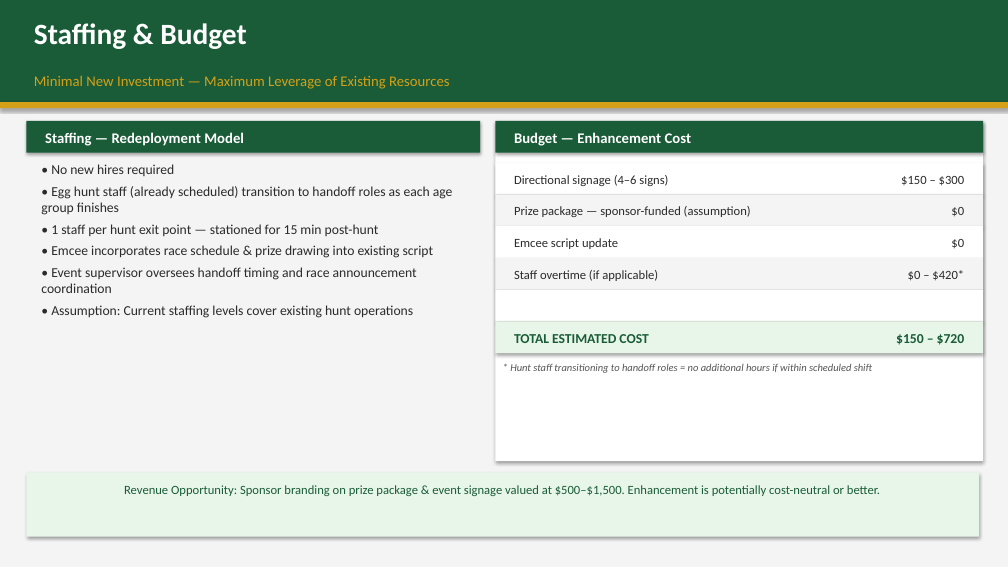
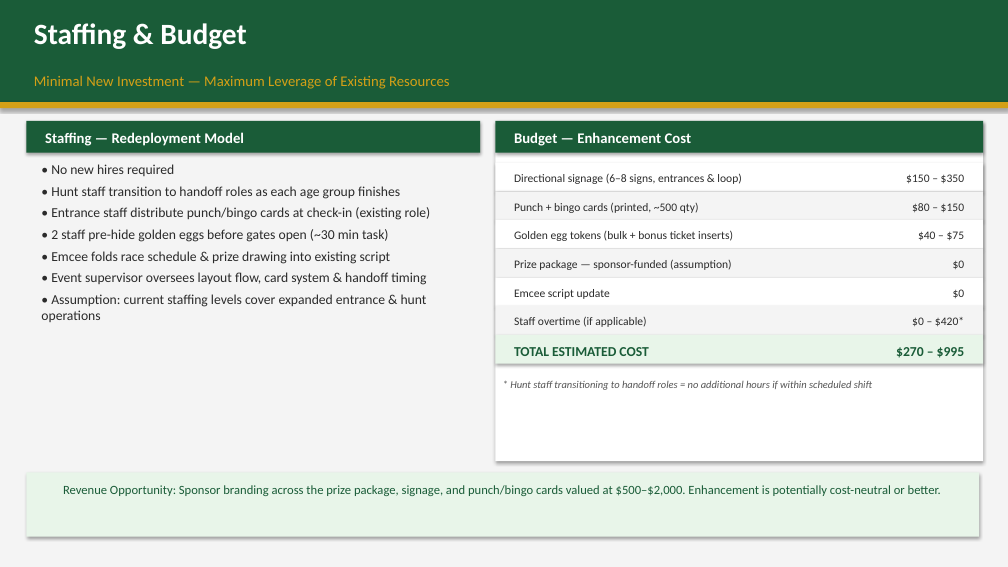
Before and after one commit to billy12/qc, a slide deck: slide 10 of SpringIntoQC_Presentation.pptx (slide 8 before the commit). Drawn at 1008x567 pixels with LibreOffice and Linux fonts; fonts in the diff are those of the drawing. Boxes give left, top, right and bottom in pixels: in the first picture for what was removed or moved away, otherwise in the second. Text is boxed around its words. In the diff, an @@ line names an element or a change of style, - is before the commit and + after.

```diff
--- a/SpringIntoQC_Presentation.pptx
+++ b/SpringIntoQC_Presentation.pptx
@@ text at box(514, 174, 741, 184): text changed; size 12 to 11 pt @@
-Directional signage (4–6 signs)
+Directional signage (6–8 signs, entrances & loop)
@@ text at box(906, 174, 964, 183): text changed; size 12 to 11 pt @@
-$150 – $300
+$150 – $350
@@ text at box(41, 207, 431, 322): text changed @@
-• Egg hunt staff (already scheduled) transition to handoff roles as each age group finishes
-• 1 staff per hunt exit point — stationed for 15 min post-hunt
-• Emcee incorporates race schedule & prize drawing into existing script
-• Event supervisor oversees handoff timing and race announcement coordination
-• Assumption: Current staffing levels cover existing hunt operations
+• Hunt staff transition to handoff roles as each age group finishes
+• Entrance staff distribute punch/bingo cards at check-in (existing role)
+• 2 staff pre-hide golden eggs before gates open (~30 min task)
+• Emcee folds race schedule & prize drawing into existing script
+• Event supervisor oversees layout flow, card system & handoff timing
+• Assumption: current staffing levels cover expanded entrance & hunt operations
@@ rectangle: place and size @@
-rectangle at box(495, 194, 983, 226)
+rectangle at box(495, 191, 983, 220)
@@ text added at box(514, 203, 699, 213), 11 pt, text #2B2B2B @@
+Punch + bingo cards (printed, ~500 qty)
@@ text at box(912, 203, 964, 212): text changed; size 12 to 11 pt @@
-$0
+$80 – $150
@@ rectangle: place and size @@
-rectangle at box(495, 226, 983, 258)
+rectangle at box(495, 220, 983, 249)
@@ text added at box(514, 230, 733, 241), 11 pt, text #2B2B2B @@
+Golden egg tokens (bulk + bonus ticket inserts)
@@ text added at box(918, 231, 965, 240), 11 pt, text #2B2B2B @@
+$40 – $75
@@ rectangle: place and size @@
-rectangle at box(495, 258, 983, 290)
+rectangle at box(495, 249, 983, 278)
@@ size 12 to 11 pt in 4 elements at box(514, 316, 646, 327), box(514, 289, 610, 299), box(953, 289, 965, 298), box(514, 259, 732, 270) @@
@@ text "Prize package — sponsor-funded (assumption)": place and size @@
-text "Prize package — sponsor-funded (assumption)" at box(514, 206, 751, 217)
+text "Prize package — sponsor-funded (assumption)" at box(514, 259, 732, 270)
@@ text at box(953, 260, 965, 269): text changed; size 12 to 11 pt @@
-$0 – $420*
+$0
@@ rectangle: place and size @@
-rectangle at box(495, 290, 983, 321)
+rectangle at box(495, 278, 983, 306)
@@ 3 texts: place and size @@
-3 texts at box(514, 238, 964, 281)
+3 texts at box(514, 289, 965, 327)
@@ rectangle: place and size @@
-rectangle at box(495, 321, 983, 353)
+rectangle at box(495, 306, 983, 335)
@@ rectangle at box(495, 306, 983, 335): fill #E8F5E9 to #F4F4F4 @@
@@ text at box(912, 317, 964, 326): text changed; size 13 to 11 pt; text colour #1A5C38 to #2B2B2B; bold off @@
-$150 – $720
+$0 – $420*
@@ rectangle added at box(495, 335, 983, 364), fill #E8F5E9 @@
@@ text "TOTAL ESTIMATED COST": place and size @@
-text "TOTAL ESTIMATED COST" at box(514, 334, 648, 343)
+text "TOTAL ESTIMATED COST" at box(514, 347, 648, 356)
@@ text added at box(896, 347, 965, 358), 13 pt, text #1A5C38, bold @@
+$270 – $995
@@ text "* Hunt staff transitioning to ...": place and size @@
-text "* Hunt staff transitioning to ..." at box(510, 363, 872, 373)
+text "* Hunt staff transitioning to ..." at box(510, 380, 872, 390)
@@ text at box(63, 485, 941, 496): text changed @@
-Revenue Opportunity: Sponsor branding on prize package & event signage valued at $500–$1,500. Enhancement is potentially cost-neutral or better.
+Revenue Opportunity: Sponsor branding across the prize package, signage, and punch/bingo cards valued at $500–$2,000. Enhancement is potentially cost-neutral or better.
```
Also in this commit, not shown: 3 other slides changed, 4 slides added, 2 slides removed, 7 other files.
